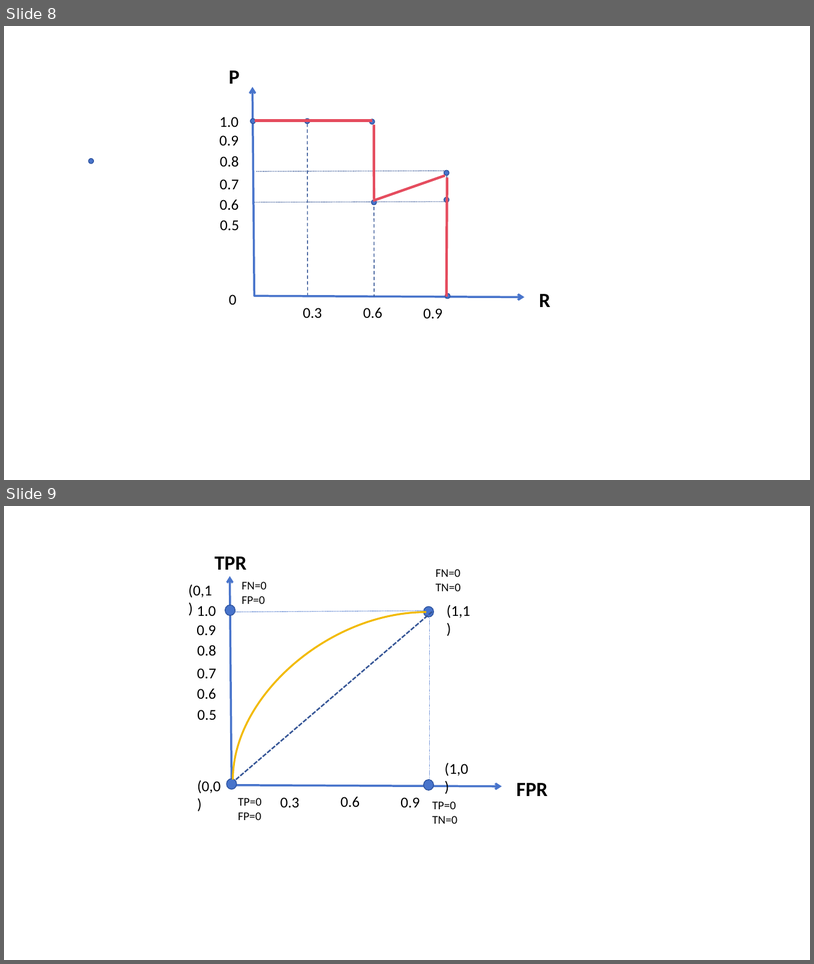
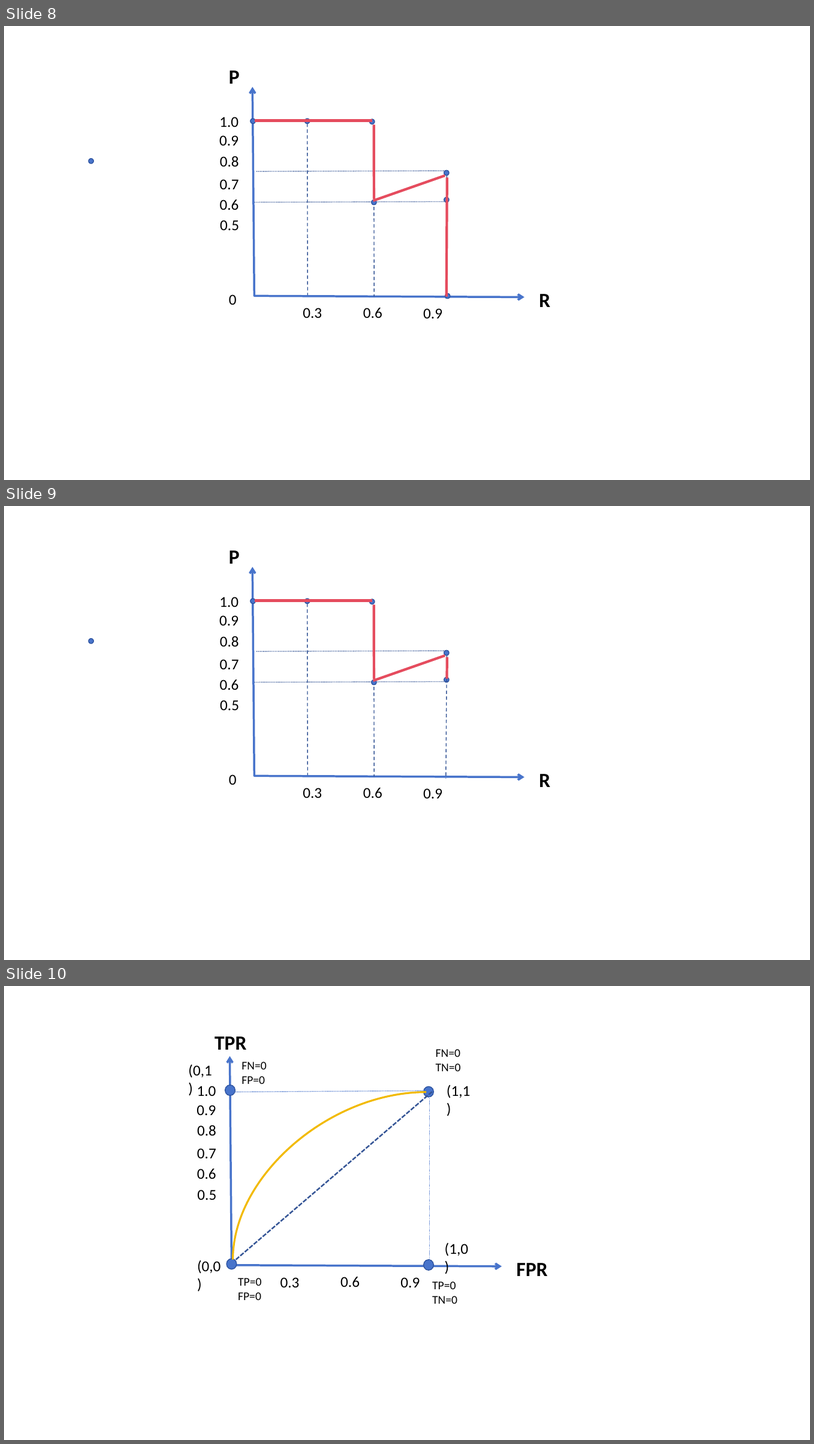
Before and after one commit to TenSir/MyArticle, a slide deck: 再学一遍机器学习系列/01_彻底理解机器学习 ROC和AUC 指标/新建 PPTX 演示文稿.pptx. Shown one above the other, each under a label of ours: slides 8 and 9 before the commit, slides 8, 9 and 10 after it. The pictures are 814x964 and 814x1444 pixels, drawn with LibreOffice and Linux fonts; fonts in the diff are those of the drawing. Boxes give left, top, right and bottom in pixels: in the first picture for what was removed or moved away, otherwise in the second. Text is boxed around its words. In the diff, an @@ line names an element or a change of style, - is before the commit and + after.

```diff
--- a/再学一遍机器学习系列/01_彻底理解机器学习 ROC和AUC 指标/新建 PPTX 演示文稿.pptx
+++ b/再学一遍机器学习系列/01_彻底理解机器学习 ROC和AUC 指标/新建 PPTX 演示文稿.pptx
@@ slide 9 added at (4, 506, 810, 960), background #FFFFFF @@
@@ ellipse added at (89, 639, 93, 643), fill #4874CB, outline #2E54A1 1 pt @@
@@ group added at (219, 550, 551, 798): 12 texts, 9 lines, 6 ellipses, 2 arrows @@
+P
+R
+0
+0.5
+0.6
+0.7
+0.8
+0.9
+1.0
+0.3
+0.6
+0.9
@@ what was slide 9 is now slide 10 @@
```
Also in this commit, not shown: 1 slide changed, 7 other files.
